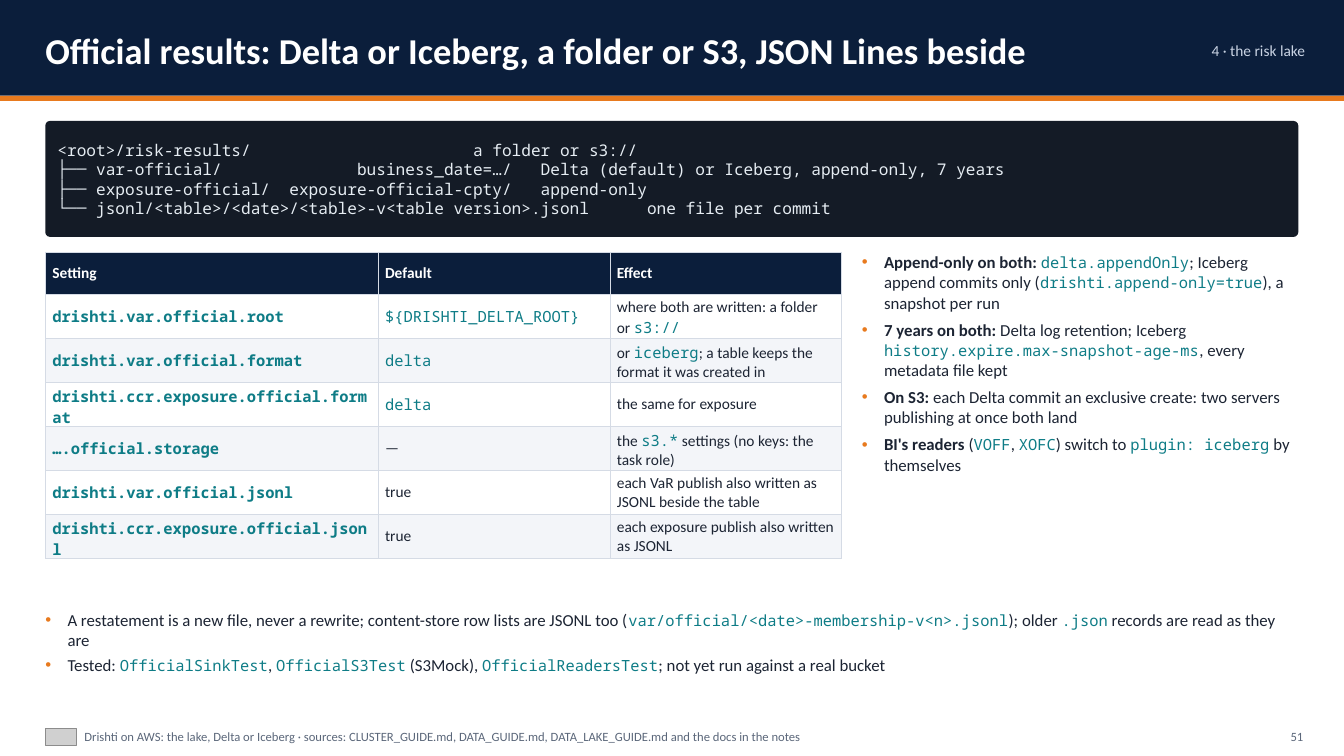
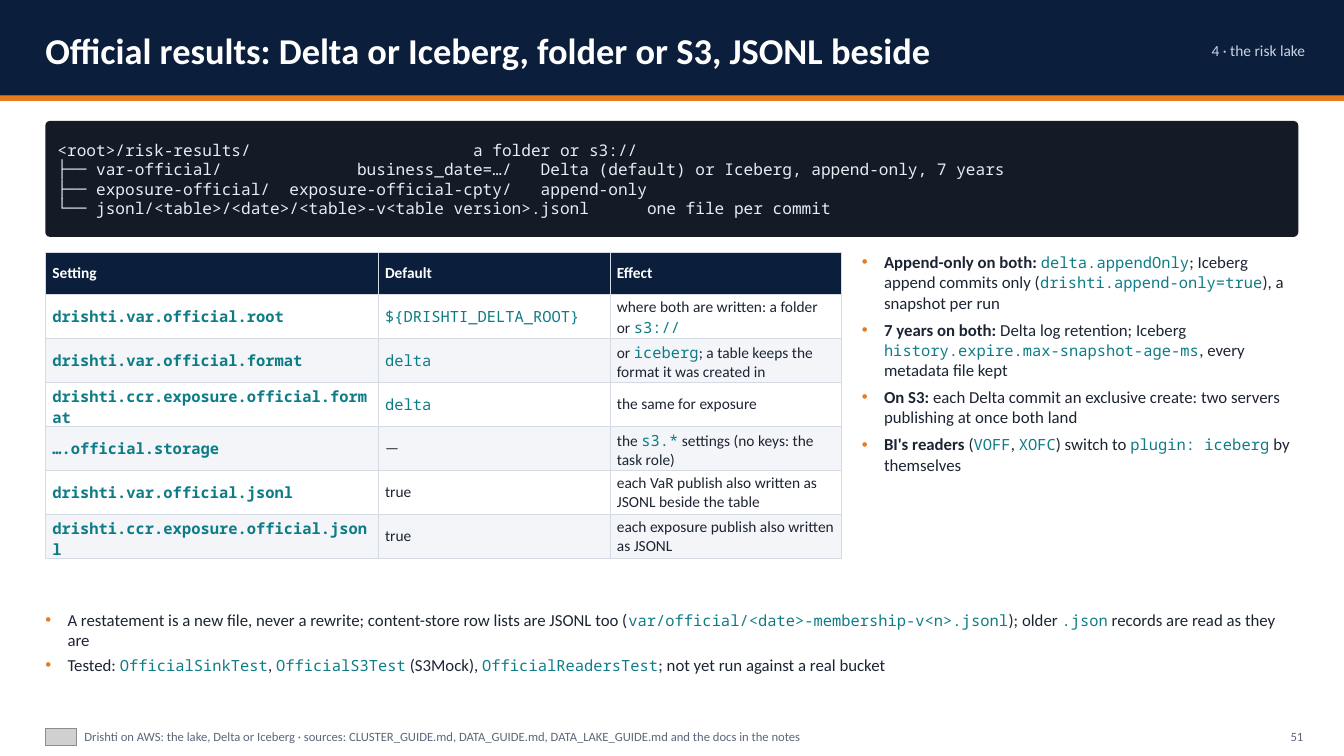
Before and after one commit to ajsinha/drishti, a slide deck: slide 51 of docs/publications/Drishti-on-AWS.pptx. Drawn at 1344x756 pixels with LibreOffice and Linux fonts; fonts in the diff are those of the drawing; grey boxes stand for pictures. Boxes give left, top, right and bottom in pixels: in the first picture for what was removed or moved away, otherwise in the second. Text is boxed around its words. In the diff, an @@ line names an element or a change of style, - is before the commit and + after.

Commit message:
Decks: slogan pair, live results and blotters, source systems, Pack designer modes, storage parity and retention, the top bar; AWS titles and table fit

```diff
--- a/docs/publications/Drishti-on-AWS.pptx
+++ b/docs/publications/Drishti-on-AWS.pptx
@@ text at <box>45,38,930,70</box>: text changed @@
-Official results: Delta or Iceberg, a folder or S3, JSON Lines beside
+Official results: Delta or Iceberg, folder or S3, JSONL beside
```
Also in this commit, not shown: 53 other slides changed, 3 slides added, 5 other files.
